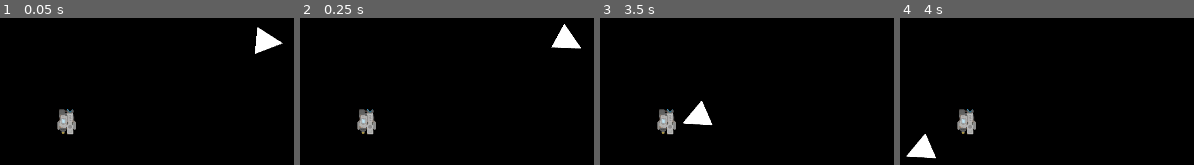
Above: before the commit, frames 1-4 (left to right).
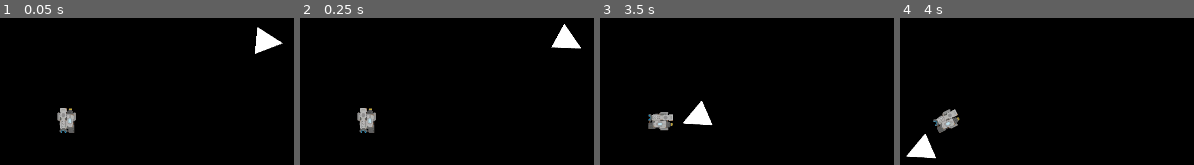
Above: after the commit, the same moments.

Repository: yimmit303/Global-Game-Jam-2020
Game: Godot game, scene res://Scenes/Root.tscn
Two runs of this game, one before a commit and one after it. Both use one fixed random seed, a clock stepped at 60 frames per second and the inputs below.
Inputs:
- Up to frame 1 (0.05 s): no input
- Up to frame 2 (0.25 s): no input
- Up to frame 3 (3.5 s): hold D (move_right) 0.53-1.28 s; tap Space (gravity_beam) every 0.75 s from 0.6 to 2.85 s; hold S (move_backwards) 1.28-2.03 s; hold D (move_right) 2.03-2.78 s; hold W (move_forward) from 2.78 s (still down)
- Up to frame 4 (4 s): release W (move_forward) at 3.53 s; hold A (move_left) from 3.53 s (still down); tap Space (gravity_beam) at 3.6 s

The runs differ from the first frame. In frame 1, 0.8% of the frame differs, in the area x 19-26%, y 61-80%; in frame 2, 0.8%; in frame 3, 1.0%; in frame 4, 1.8%, in the area x 11-26%, y 61-80%.

Commit message:
player movement added

Diff:
--- a/Scripts/Globals.gd
+++ b/Scripts/Globals.gd
@@ -4,7 +4,8 @@
 var MAX_HEALTH = 100
 var MAX_SHEILD = 50
 
-var MAX_SPEED = 1.0
+var MAX_VELOCITY_SPEED = 5.0
+var MAX_ROTATION_SPEED = 2.0
 
 # Scrap Utility variables
 var SCRAP_DIR_LIST = []
--- a/Scripts/Player.gd
+++ b/Scripts/Player.gd
@@ -1,16 +1,68 @@
 extends Node2D
 
+# Direction Vector and Velocity Vector
+var mDirectionFacing = Vector2()
+var mDirSpeed = Vector2()
 
-# Declare member variables here. Examples:
-# var a = 2
-# var b = "text"
+# Velocity of Ship per frame
+var mVelocity = 0
+var mRotVelocity = 0
 
+# Angle The Ship Sprite is facing in Degrees
+var mRotationDir = 90
+
+# Converts Degrees to radians
+func to_rad(degrees):
+	return degrees * PI/180
 
 # Called when the node enters the scene tree for the first time.
 func _ready():
-	pass # Replace with function body.
+	self.rotate(to_rad(180)) # Rotate Sprite to face in specified starting direction
 
+func get_input(delta):
+	# Check if Quiting Application
+	if Input.is_action_pressed("ui_cancel"):
+		get_tree().quit()
+
+	# Handle Rotation / Direction facing
+	if Input.is_action_pressed("move_right"):
+		mRotationDir += 1
+		if (mRotationDir > 360):
+			mRotationDir -= 360
+		var radAngle = to_rad(mRotationDir)
+		mDirectionFacing = Vector2(cos(radAngle), sin(radAngle))
+		self.rotate(to_rad(1))
+
+	if Input.is_action_pressed("move_left"):
+		mRotationDir -= 1;
+		if (mRotationDir < 0):
+			mRotationDir += 360
+		var radAngle = to_rad(mRotationDir)
+		mDirectionFacing = Vector2(cos(radAngle), sin(radAngle))
+		self.rotate(to_rad(-1))
+
+	# Handle Acceleration
+	if Input.is_action_pressed("move_forward"):
+		if (mVelocity < Globals.MAX_VELOCITY_SPEED):
+			var tmp = delta * Globals.MAX_VELOCITY_SPEED
+			if(mVelocity + tmp > Globals.MAX_VELOCITY_SPEED):
+				mVelocity += mVelocity + tmp - Globals.MAX_VELOCITY_SPEED
+			else:
+				mVelocity += tmp
+		mDirSpeed += mDirectionFacing * mVelocity * delta
+
+	if Input.is_action_pressed("move_backwards"):
+		if (mVelocity > 0):
+			var tmp = delta * Globals.MAX_VELOCITY_SPEED
+			if (mVelocity - tmp < 0):
+				mVelocity -= 0 - (mVelocity - tmp)	# Get Difference to 0
+			else:
+				mVelocity -= tmp
 
 # Called every frame. 'delta' is the elapsed time since the previous frame.
-#func _process(delta):
-#	pass
+func _process(delta):
+	get_input(delta)
+
+	mDirSpeed *= .99	# Dampen Velocity
+
+	self.set_position(self.get_position() + mDirSpeed)
--- a/Scripts/ship_node.gd
+++ b/Scripts/ship_node.gd
@@ -2,7 +2,6 @@
 
 var mNodeHealth = 100
 var mSheild = 0
-
 
 # Called when the node enters the scene tree for the first time.
 func _ready():
